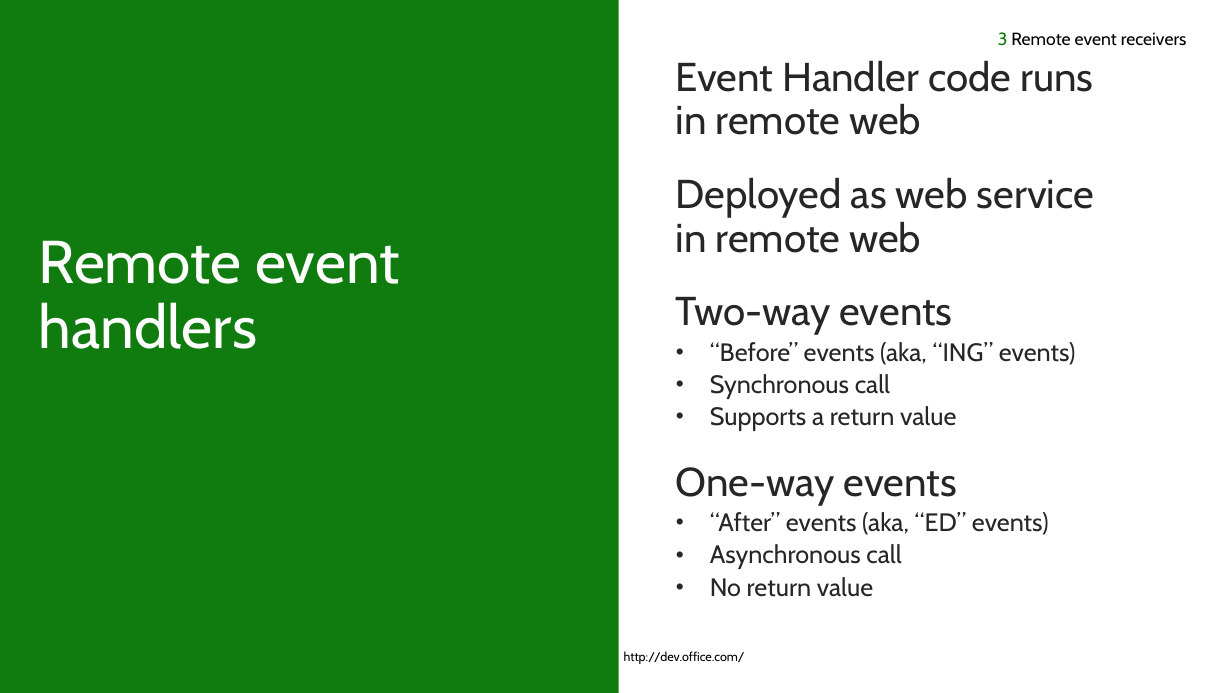
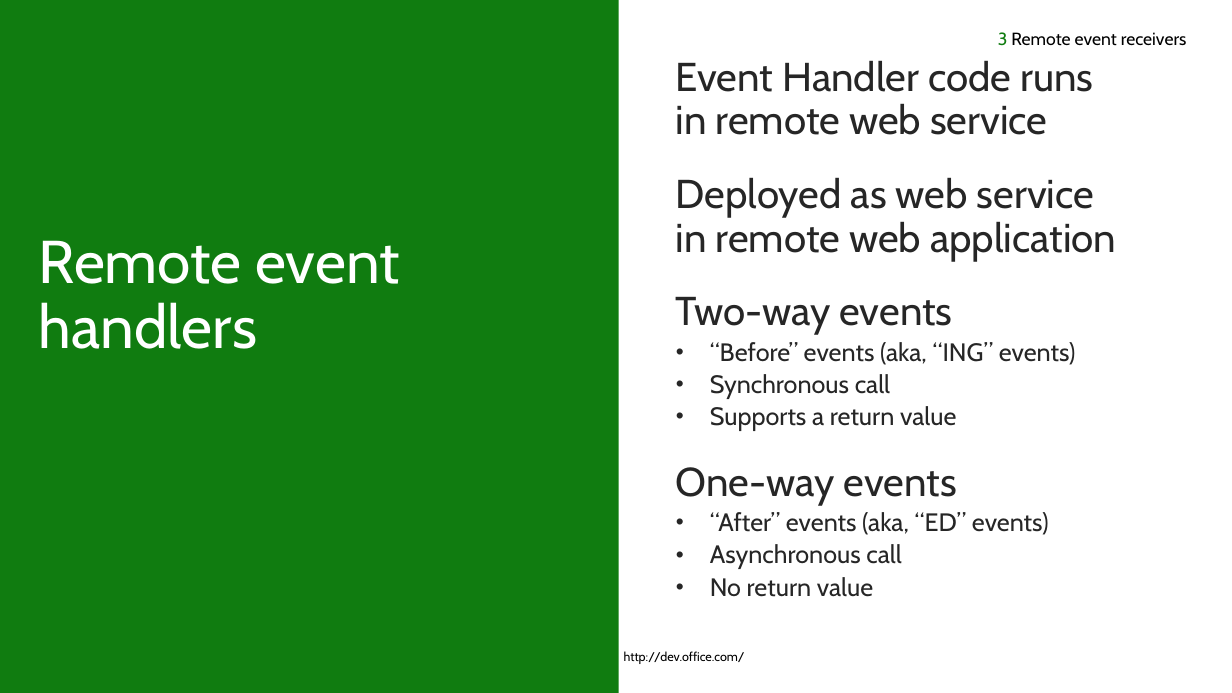
Before and after one commit to OfficeDev/TrainingContent, a slide deck: slide 19 of O3652/O3652-6 Deep Dive into Provider Hosted Add-ins/O3652-6 Deep Dive into Provider Hosted Apps.pptx (slide 20 before the commit). Drawn at 1232x693 pixels with LibreOffice and Linux fonts; fonts in the diff are those of the drawing; background and template pictures are left out. Boxes give left, top, right and bottom in pixels: in the first picture for what was removed or moved away, otherwise in the second. Text is boxed around its words. In the diff, an @@ line names an element or a change of style, - is before the commit and + after.

```diff
--- a/O3652/O3652-6 Deep Dive into Provider Hosted Add-ins/O3652-6 Deep Dive into Provider Hosted Apps.pptx
+++ b/O3652/O3652-6 Deep Dive into Provider Hosted Add-ins/O3652-6 Deep Dive into Provider Hosted Apps.pptx
@@ text at [676,60,1116,261]: text changed @@
-Event Handler code runs
-in remote web
-Deployed as web service
-in remote web
+Event Handler code runs
+in remote web service
+Deployed as web service
+in remote web application
```
Also in this commit, not shown: 16 other slides changed, 1 slide added, 3 slides removed.
